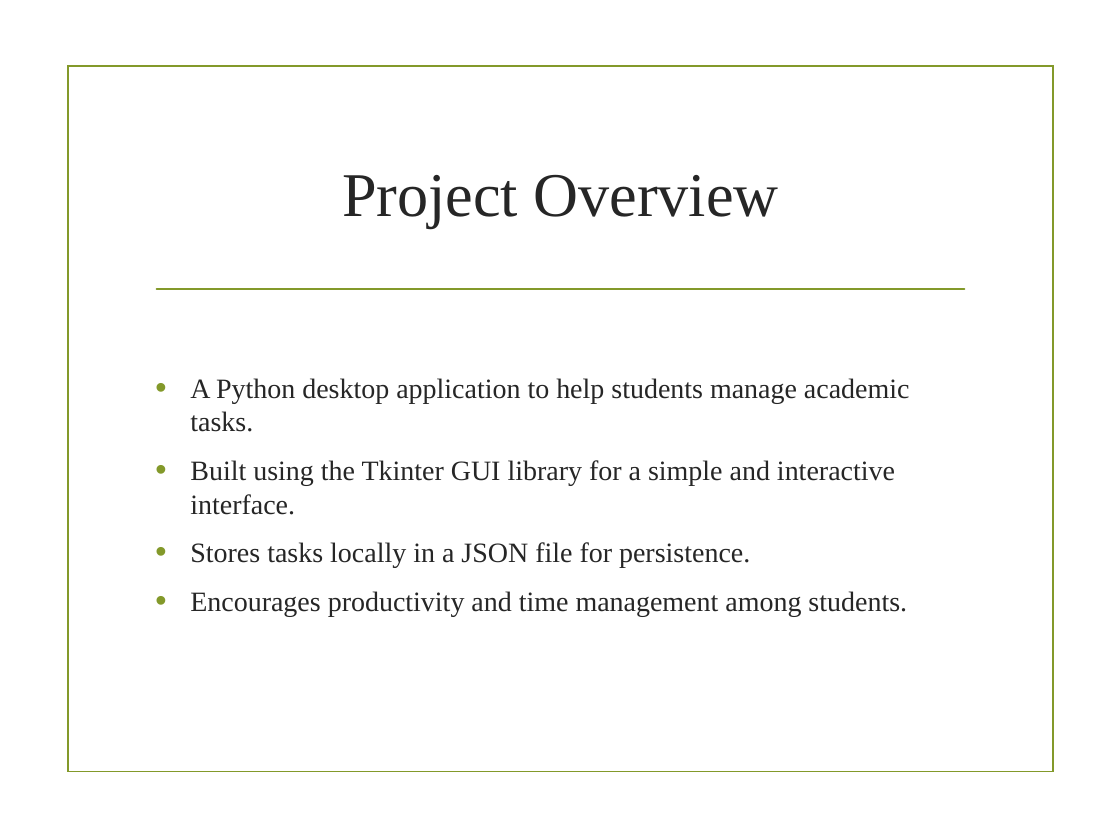
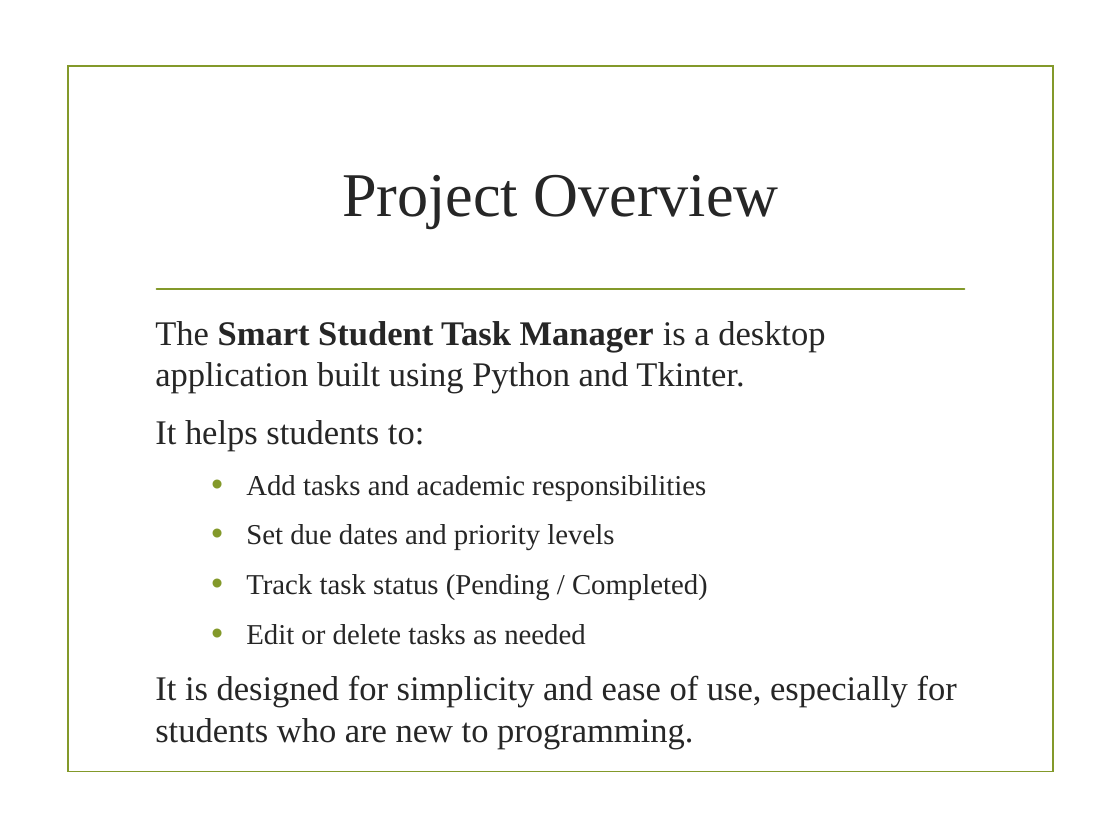
Before and after one commit to etopat/Smart_Task_Manager, a slide deck: slide 4 of Smart_Student_Task_Manager_Presentation.pptx (slide 3 before the commit). Drawn at 1120x840 pixels with LibreOffice and Linux fonts; fonts in the diff are those of the drawing; background and template pictures are left out. Boxes give left, top, right and bottom in pixels: in the first picture for what was removed or moved away, otherwise in the second. Text is boxed around its words. In the diff, an @@ line names an element or a change of style, - is before the commit and + after.

Commit message:
Updated ppt

```diff
--- a/Smart_Student_Task_Manager_Presentation.pptx
+++ b/Smart_Student_Task_Manager_Presentation.pptx
@@ text at bbox=[155, 321, 957, 743]: text changed; size 18 to 22.2 pt @@
-• A Python desktop application to help students manage academic tasks.
-• Built using the Tkinter GUI library for a simple and interactive interface.
-• Stores tasks locally in a JSON file for persistence.
-• Encourages productivity and time management among students.
+The Smart Student Task Manager is a desktop application built using Python and Tkinter.
+It helps students to:
+  • Add tasks and academic responsibilities
+  • Set due dates and priority levels
+  • Track task status (Pending / Completed)
+  • Edit or delete tasks as needed
+It is designed for simplicity and ease of use, especially for students who are new to programming.
```
Also in this commit, not shown: 7 other slides changed, 2 slides added.
